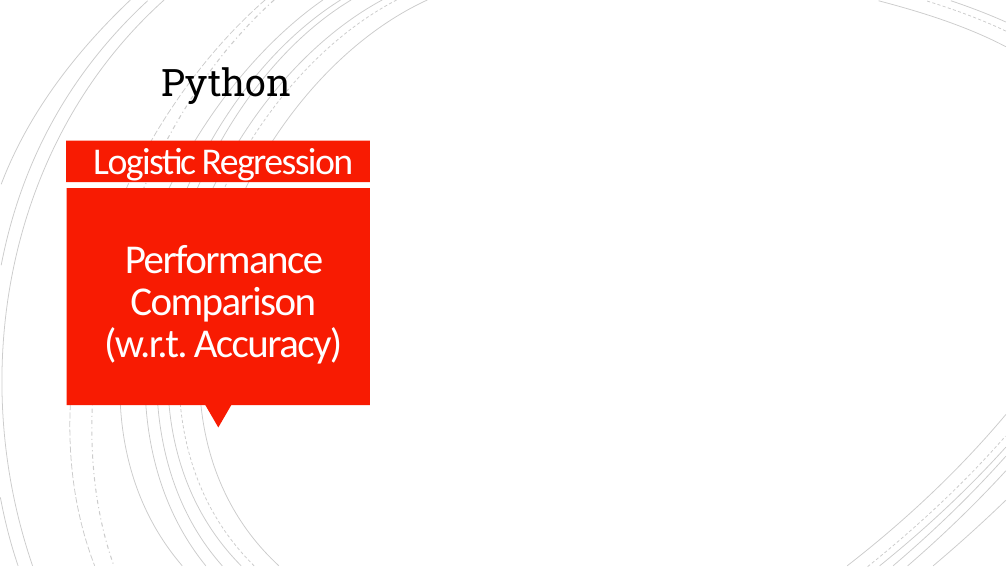
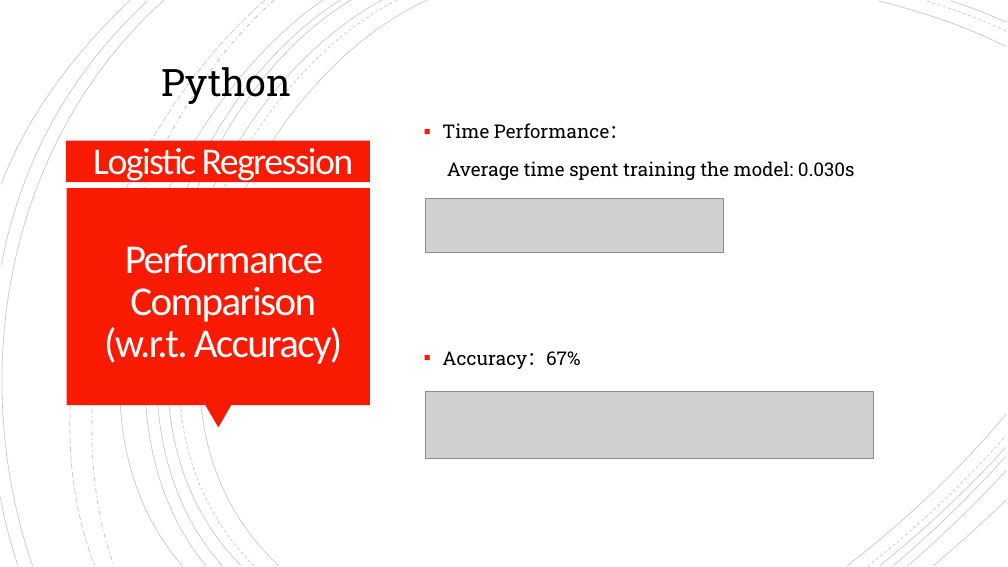
Before and after one commit to ymart1n/ML-Research-Repo, a slide deck: slide 9 of Homework 1/hw1-pre.pptx. Drawn at 1008x567 pixels with LibreOffice and Linux fonts; fonts in the diff are those of the drawing; grey boxes stand for pictures. Boxes give left, top, right and bottom in pixels: in the first picture for what was removed or moved away, otherwise in the second. Text is boxed around its words. In the diff, an @@ line names an element or a change of style, - is before the commit and + after.

```diff
--- a/Homework 1/hw1-pre.pptx
+++ b/Homework 1/hw1-pre.pptx
@@ text added at <box>442,123,855,369</box>, 18 pt, text #000000 @@
+▪ Time Performance：
+Average time spent training the model: 0.030s
+▪ Accuracy：67%
@@ picture added at <box>426,199,724,253</box> @@
@@ picture added at <box>426,392,874,459</box> @@
```
Also in this commit, not shown: 2 other slides changed, 2 slides added, 5 other files.
